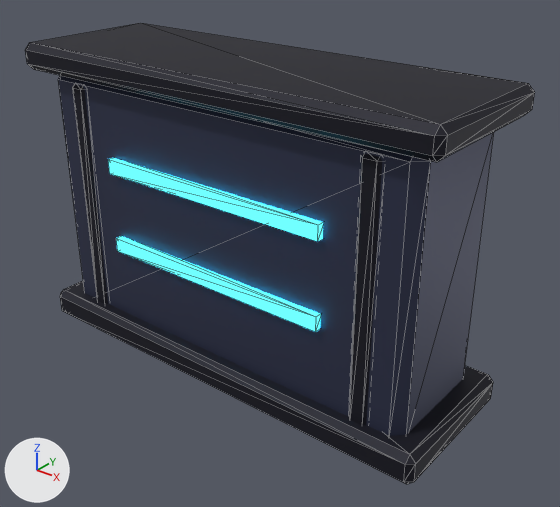
An edit to the FBX model roblox/games/gun-forge/art/blender/props/raid_cover_block.fbx, drawn before and after from the same camera.
Camera for both pictures: a 50 mm lens placed at (4.32, -5.02, 4.32), pointed at (0.27, 0.04, 1.18). Arrows for +X, +Y and +Z are at lower left; the lights stay in place. The picture after the commit comes second. Mesh edges are drawn as thin lines.

Objects in the first picture: 'Raid_cover_block'.
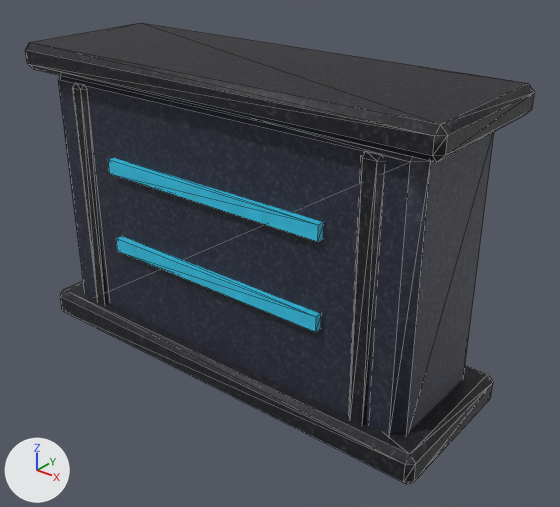
What differs and where, as boxes (x1, y1, x2, y2) in the pictures (560 x 507 px):
'Raid_cover_block', recoloured, surface changed
    both: (25, 41, 535, 479)
part 1 of me_cube, recoloured
    both: (72, 85, 494, 436)
part 2 of me_cube, recoloured
    both: (29, 54, 533, 481)
part 3 of me_cube, recoloured (darker)
    both: (108, 158, 323, 332)
part 4 of me_cube, surface changed
    both: (29, 54, 533, 481)

Diff of the bpy script that builds the scene:
```diff
--- a/roblox/games/gun-forge/art/blender/props/raid_cover_block.fbx.py
+++ b/roblox/games/gun-forge/art/blender/props/raid_cover_block.fbx.py
@@ img_raid_cover_block_png @@
+img_raid_cover_block_png = load_image('raid_cover_block.png', '_unpacked/raid_cover_block.png', 512, 512, 'sRGB')
@@ mat_raid_cover_block_mat @@
+mat_raid_cover_block_mat = principled_material('raid_cover_block_Mat')
+mat_raid_cover_block_mat.texture = img_raid_cover_block_png
+mat_raid_cover_block_mat.roughness = 0.6
@@ me_cube @@
 me_cube.from_pydata(...)  # 144 vertices, 256 faces; spans x -2.2..2.2, y -0.75..0.75, z 0.0..2.92
 # used by ob_raid_cover_block; location = (0.0, 0.0, 0.0)
+# me_cube part 1: all 44 faces that had it switch from mat_coverbody (dark blue #3a3f58) to mat_raid_cover_block_mat (picture img_raid_cover_block_png)
+# me_cube part 2: all 176 faces that had it switch from mat_coverdark (black #1f1f2b) to mat_raid_cover_block_mat (picture img_raid_cover_block_png)
+# me_cube part 3: all 36 faces that had it switch from mat_coverneon (cyan #3ad8ff, glowing cyan #3ad8ff) to mat_raid_cover_block_mat (picture img_raid_cover_block_png)
+# me_cube part 4: texture (UV) coordinates of 256 of 256 faces, centred in x -2.2..2.2, y -0.75..0.75, z 0.0..2.92, changed; they spanned u 0.12..0.88, v 0.0..1.0 and now span u 0.0..1.0, v 0.0..0.92
```
